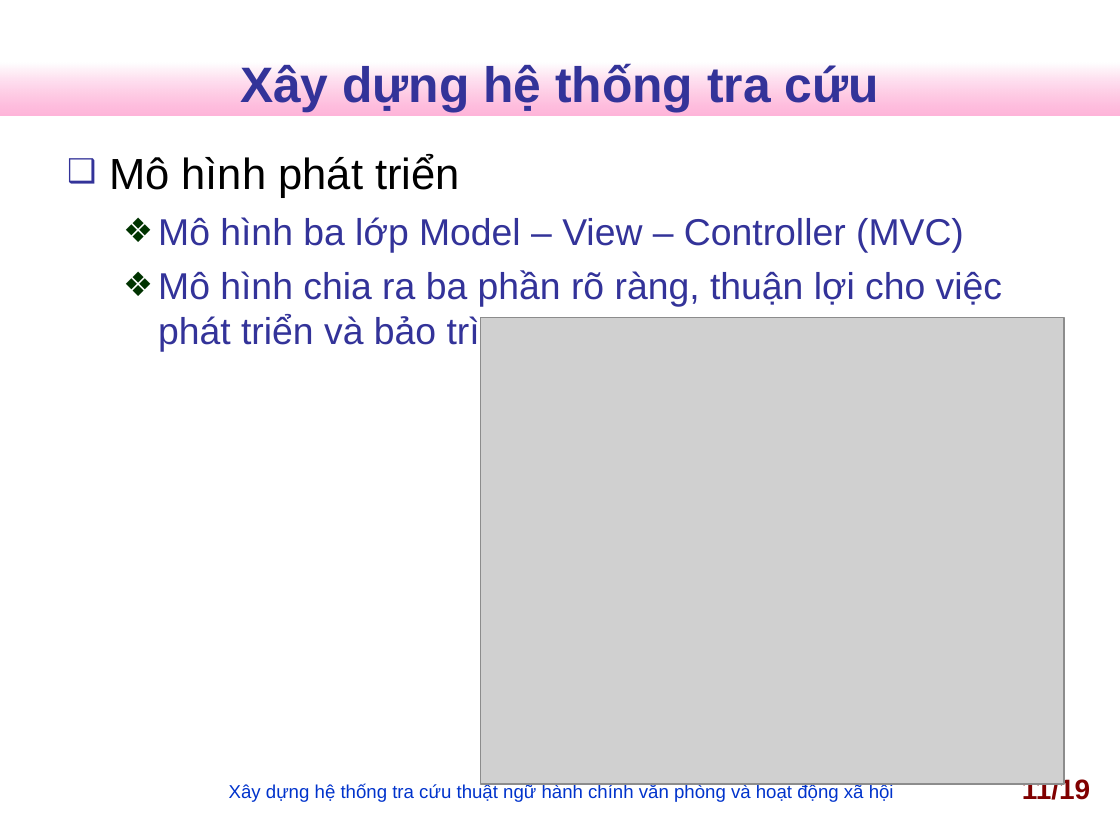
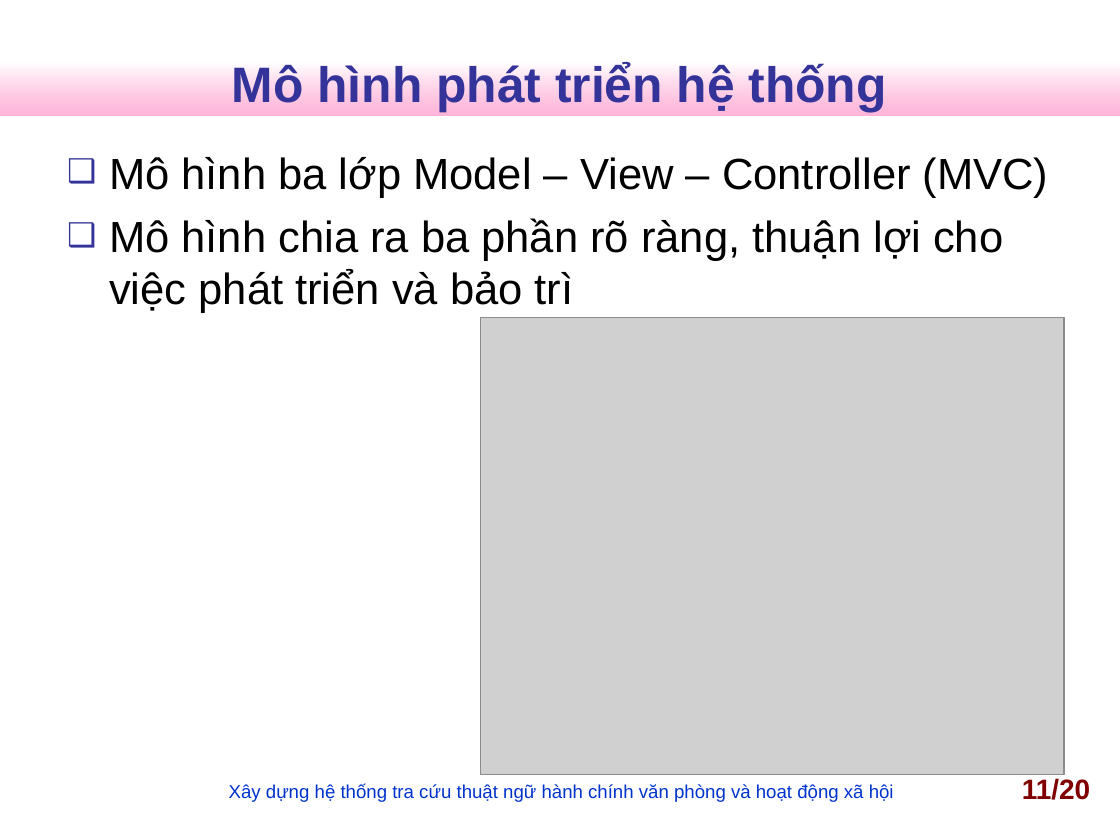
Before and after one commit to nguyentk90/tra-cuu-thuat-ngu-hanh-chinh, a slide deck: slide 11 of Documents/slideN2013.ppt. Drawn at 1120x840 pixels with LibreOffice and Linux fonts; fonts in the diff are those of the drawing; grey boxes stand for pictures; background and template pictures are left out. Boxes give left, top, right and bottom in pixels: in the first picture for what was removed or moved away, otherwise in the second. Text is boxed around its words. In the diff, an @@ line names an element or a change of style, - is before the commit and + after.

```diff
--- a/Documents/slideN2013.ppt
+++ b/Documents/slideN2013.ppt
@@ title at <box>232,62,887,112</box>: text changed @@
-Xây dựng hệ thống tra cứu
+Mô hình phát triển hệ thống
@@ text "Mô hình ba lớp Model ..." at <box>109,157,1049,313</box>: size 24 to 28 pt, text colour #333399 to #000000; bullet ❖ to ❑; list level 2 to 1 in "Mô hình ba lớp Model ..."; bullet colour #003300 to #333399; list level 2 to 1 in "Mô hình chia ra ba ..." @@
@@ text at <box>109,154,460,198</box>: paragraph removed @@
-❑ Mô hình phát triển
@@ picture: place and size @@
-picture at <box>480,317,1064,784</box>
+picture at <box>480,317,1064,774</box>
@@ page number at <box>1022,778,1090,800</box>: text changed @@
-11/19
+11/20
```
Also in this commit, not shown: 12 other slides changed, 1 slide added, 2 other files.
